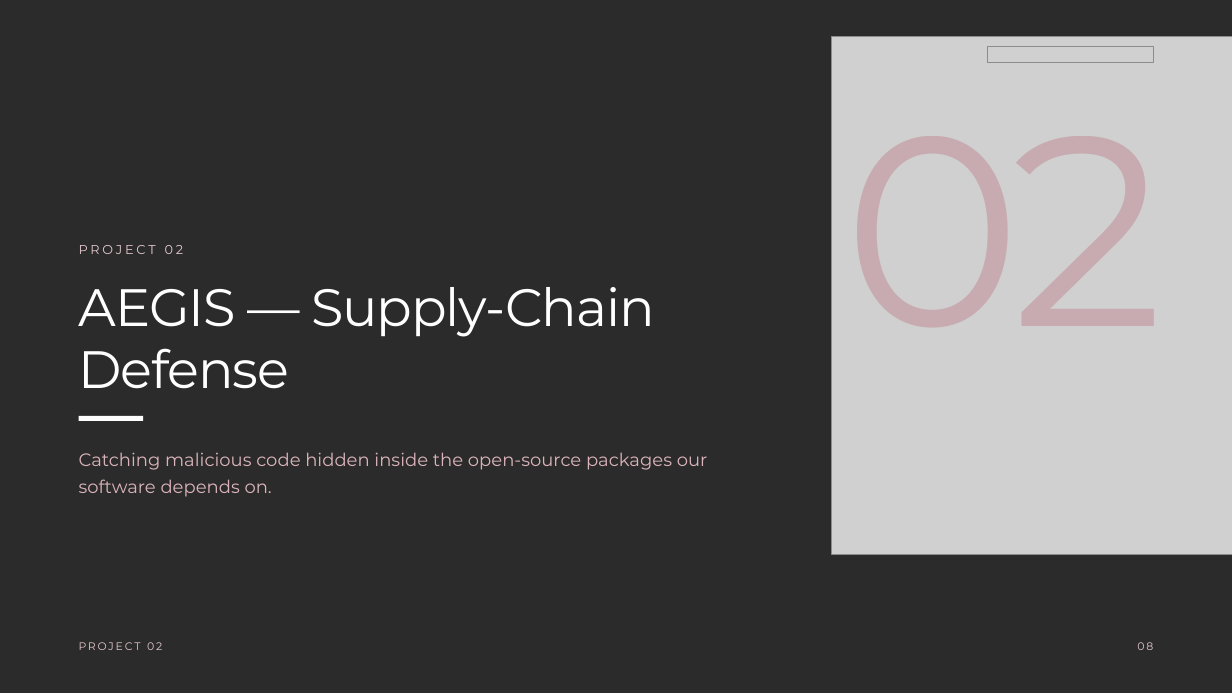
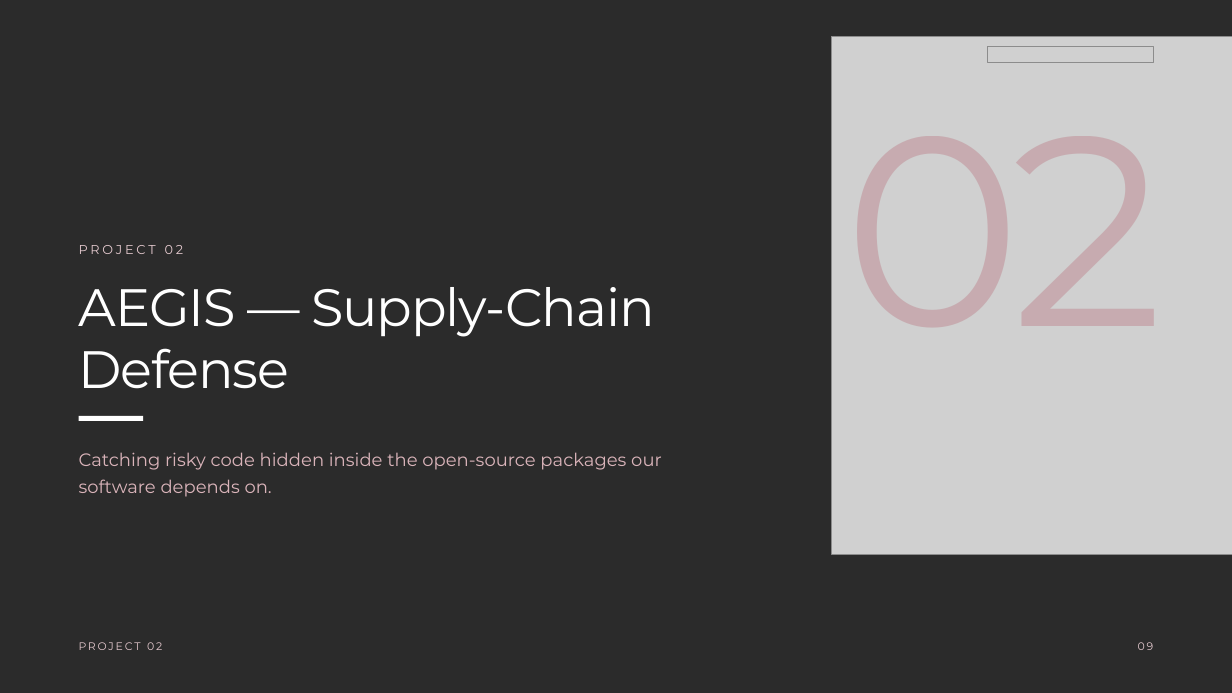
Before and after one commit to Jairmald/ai, a slide deck: slide 9 of out/Internship_Exit_Presentation_Stewart.pptx (slide 8 before the commit). Drawn at 1232x693 pixels with LibreOffice and Linux fonts; fonts in the diff are those of the drawing; grey boxes stand for pictures; background and template pictures are left out; a plain dark background stands for a picture behind light text. Boxes give left, top, right and bottom in pixels: in the first picture for what was removed or moved away, otherwise in the second. Text is boxed around its words. In the diff, an @@ line names an element or a change of style, - is before the commit and + after.

```diff
--- a/out/Internship_Exit_Presentation_Stewart.pptx
+++ b/out/Internship_Exit_Presentation_Stewart.pptx
@@ text at (79, 452, 662, 497): text changed @@
-Catching malicious code hidden inside the open-source packages our software depends on.
+Catching risky code hidden inside the open-source packages our software depends on.
```
Also in this commit, not shown: 8 other slides changed, 5 slides added, 2 slides removed, 7 other files.
